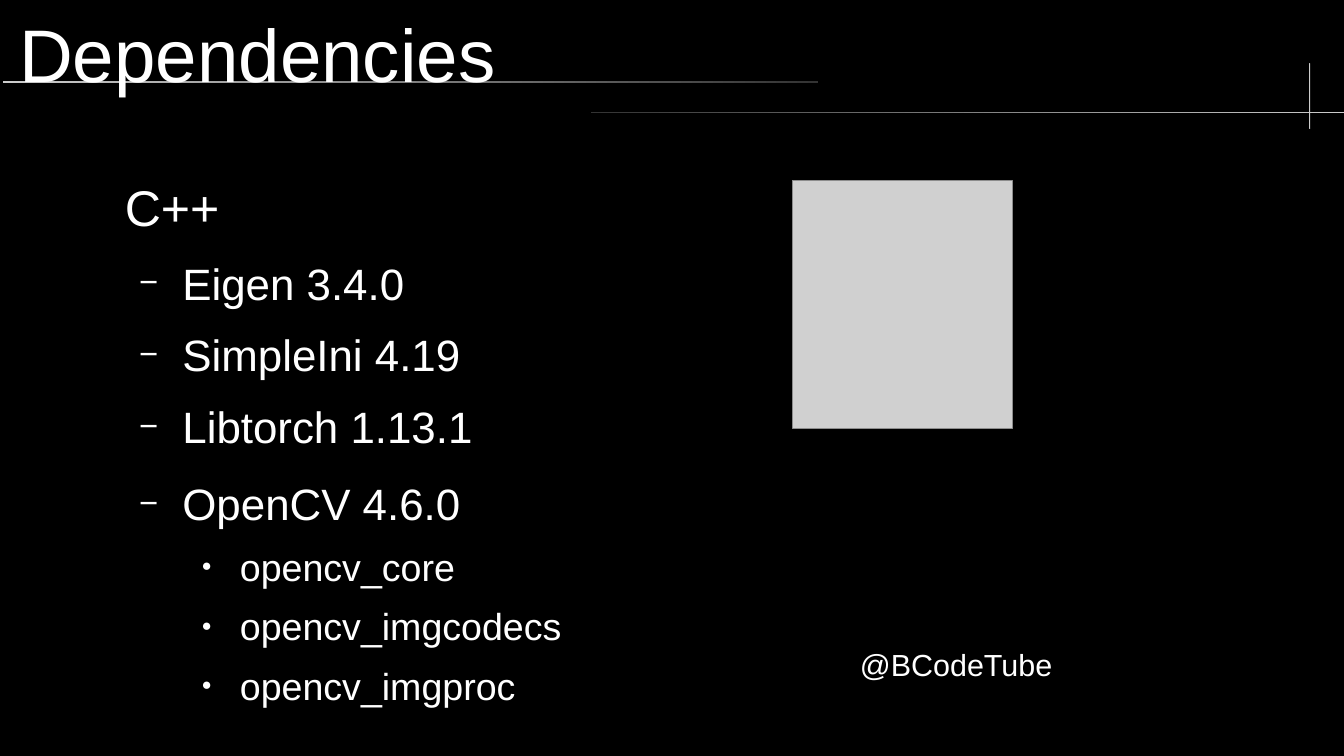
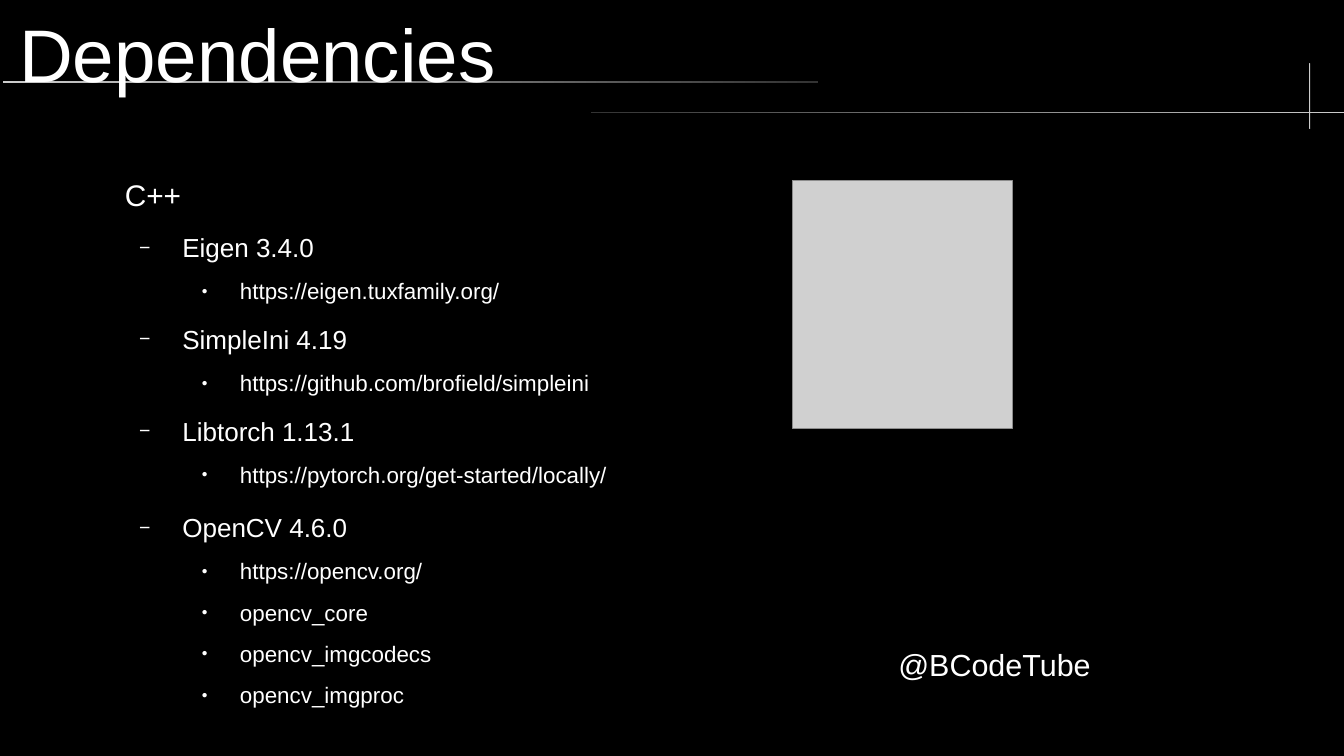
Before and after one commit to brccabral/Cpp_Python_MNIST, a slide deck: slide 3 of MNIST.odp. Drawn at 1344x756 pixels with LibreOffice and Linux fonts; fonts in the diff are those of the drawing; grey boxes stand for pictures; background and template pictures are left out. Boxes give left, top, right and bottom in pixels: in the first picture for what was removed or moved away, otherwise in the second. Text is boxed around its words. In the diff, an @@ line names an element or a change of style, - is before the commit and + after.

```diff
--- a/MNIST.odp
+++ b/MNIST.odp
@@ text at bbox=[125, 185, 606, 708]: paragraph added @@
+    ● https://eigen.tuxfamily.org/
@@ text at bbox=[125, 185, 431, 708]: size 29.6 to 17.6 pt in "C++"; size 25.9 to 15.4 pt in "Eigen 3.4.0", "SimpleIni 4.19", "Libtorch 1.13.1", "OpenCV 4.6.0"; size 22.2 to 13.2 pt in "opencv_core", "opencv_imgcodecs", "opencv_imgproc" @@
@@ text at bbox=[240, 374, 589, 396]: paragraph added @@
+    ● https://github.com/brofield/simpleini
@@ text at bbox=[240, 466, 606, 488]: paragraph added @@
+    ● https://pytorch.org/get-started/locally/
@@ text at bbox=[240, 562, 422, 584]: paragraph added @@
+    ● https://opencv.org/
@@ text "@BCodeTube": place and size @@
-text "@BCodeTube" at bbox=[860, 654, 1052, 681]
+text "@BCodeTube" at bbox=[898, 654, 1090, 681]
```
Also in this commit, not shown: 13 other slides changed, 1 slide added.
